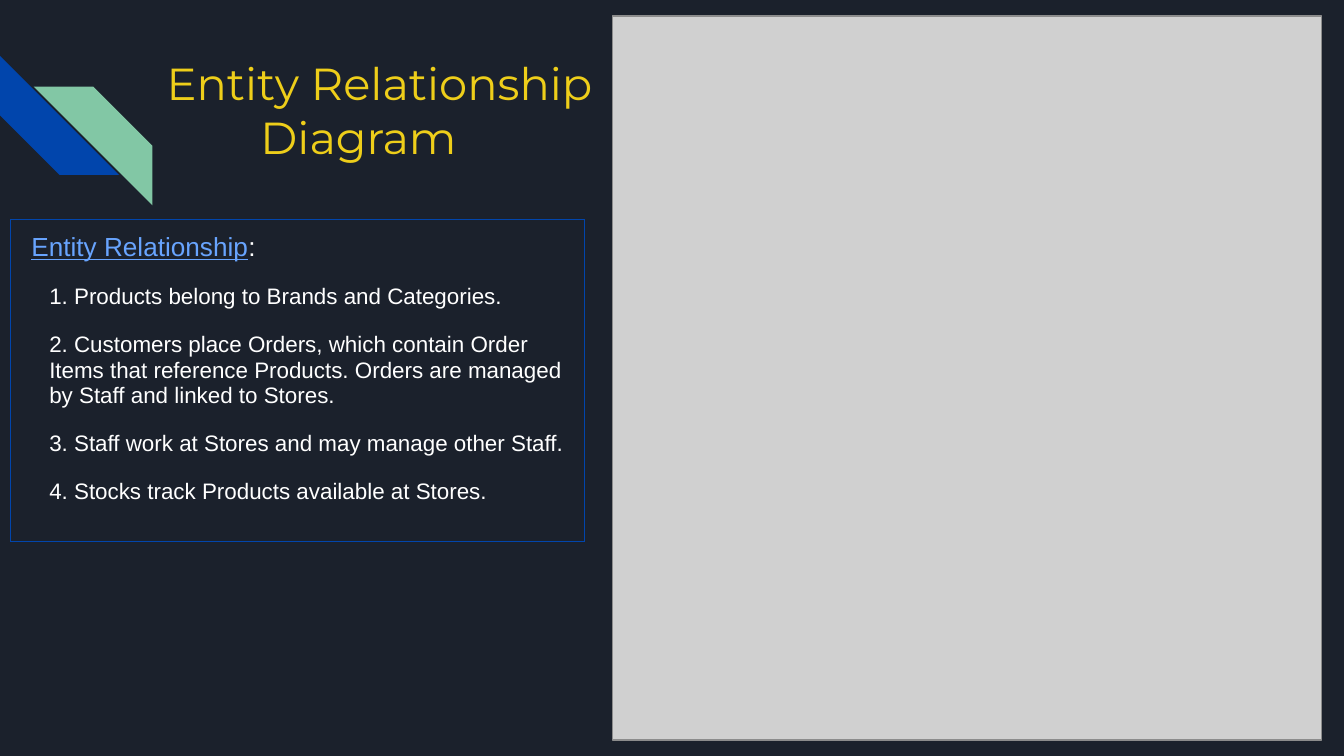
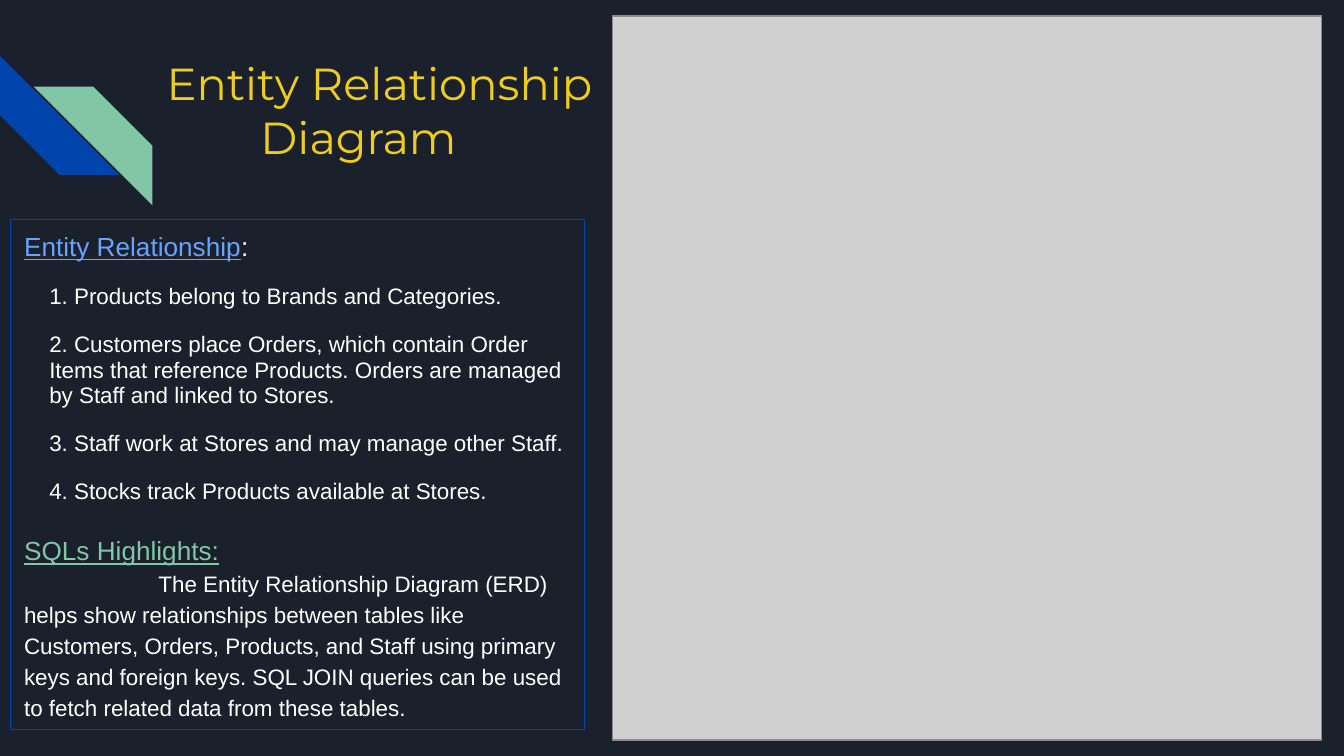
Before and after one commit to Manju-crz/sql_mini_project, a slide deck: slide 4 of SQL Miniproject Group 3 - Bike Store.pptx. Drawn at 1344x756 pixels with LibreOffice and Linux fonts; fonts in the diff are those of the drawing; grey boxes stand for pictures. Boxes give left, top, right and bottom in pixels: in the first picture for what was removed or moved away, otherwise in the second. Text is boxed around its words. In the diff, an @@ line names an element or a change of style, - is before the commit and + after.

```diff
--- a/SQL Miniproject Group 3 - Bike Store.pptx
+++ b/SQL Miniproject Group 3 - Bike Store.pptx
@@ rectangle "Entity Relationship:": place and size @@
-rectangle "Entity Relationship:" at (11, 219, 585, 542)
+rectangle "Entity Relationship:" at (11, 219, 585, 730)
@@ text in rectangle at (24, 541, 561, 717): paragraphs added @@
+SQLs Highlights:
+The Entity Relationship Diagram (ERD) helps show relationships between tables like Customers, Orders, Products, and Staff using primary keys and foreign keys. SQL JOIN queries can be used to fetch related data from these tables.
```
Also in this commit, not shown: 13 other slides changed, 4 slides added, 7 slides removed.
